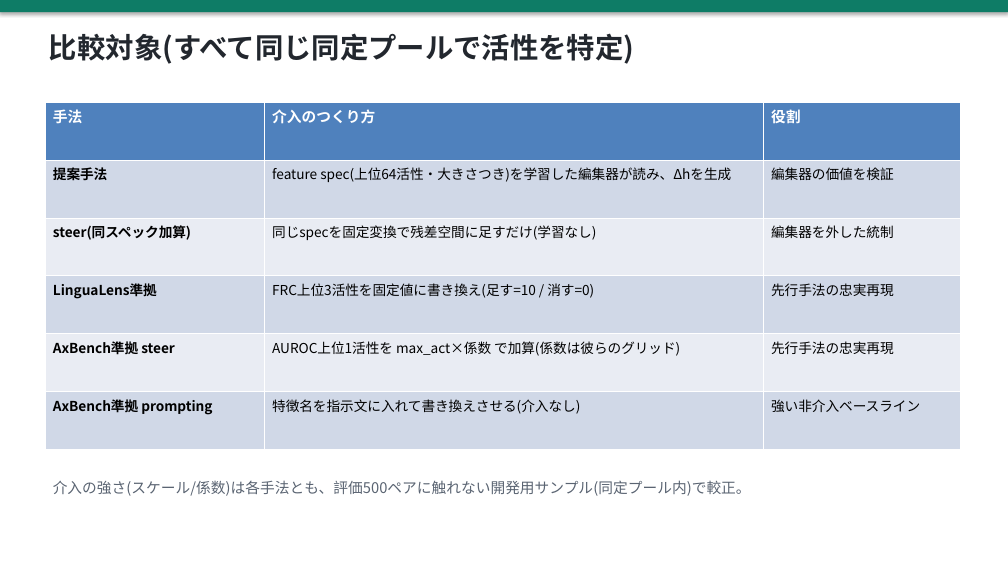
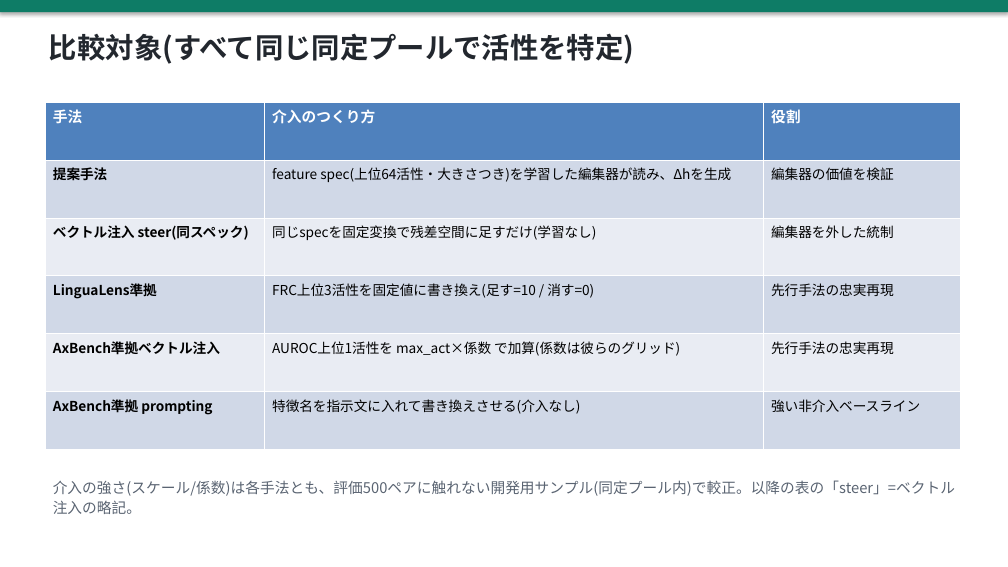
Before and after one commit to yohei-kobashi/SAE-LEWIS, a slide deck: slide 12 of slides/20260722_progress.pptx. Drawn at 1008x567 pixels with LibreOffice and Linux fonts; fonts in the diff are those of the drawing. Boxes give left, top, right and bottom in pixels: in the first picture for what was removed or moved away, otherwise in the second. Text is boxed around its words. In the diff, an @@ line names an element or a change of style, - is before the commit and + after.

Commit message:
steering訳語の整理(ユーザー指摘): タスク=概念の誘導(steering)、手法=ベクトル注入(steer) — promptingも誘導手法に含まれるためタスク名にはベクトル注入を使わない使い分け。比較対象スライドのラベルと略記注記を更新

```diff
--- a/slides/20260722_progress.pptx
+++ b/slides/20260722_progress.pptx
@@ table at (x1=45, y1=102, x2=960, y2=450) @@
-row 3, column 1: steer(同スペック加算)
+row 3, column 1: ベクトル注入 steer(同スペック)
-row 5, column 1: AxBench準拠 steer
+row 5, column 1: AxBench準拠ベクトル注入
@@ text at (x1=53, y1=480, x2=955, y2=514): text changed @@
-介入の強さ(スケール/係数)は各手法とも、評価500ペアに触れない開発用サンプル(同定プール内)で較正。
+介入の強さ(スケール/係数)は各手法とも、評価500ペアに触れない開発用サンプル(同定プール内)で較正。以降の表の「steer」=ベクトル注入の略記。
```
Also in this commit, not shown: 1 other slide changed.
